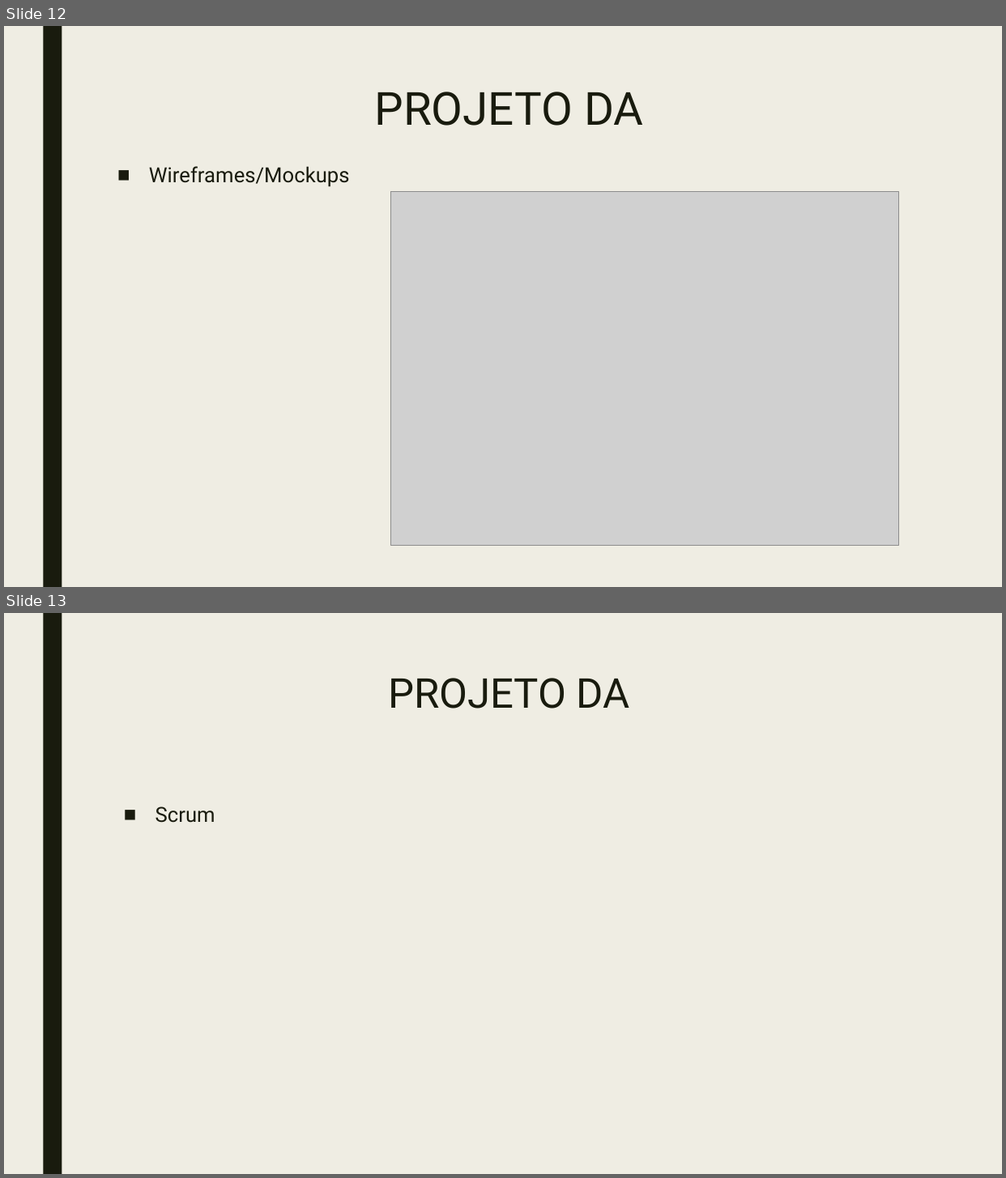
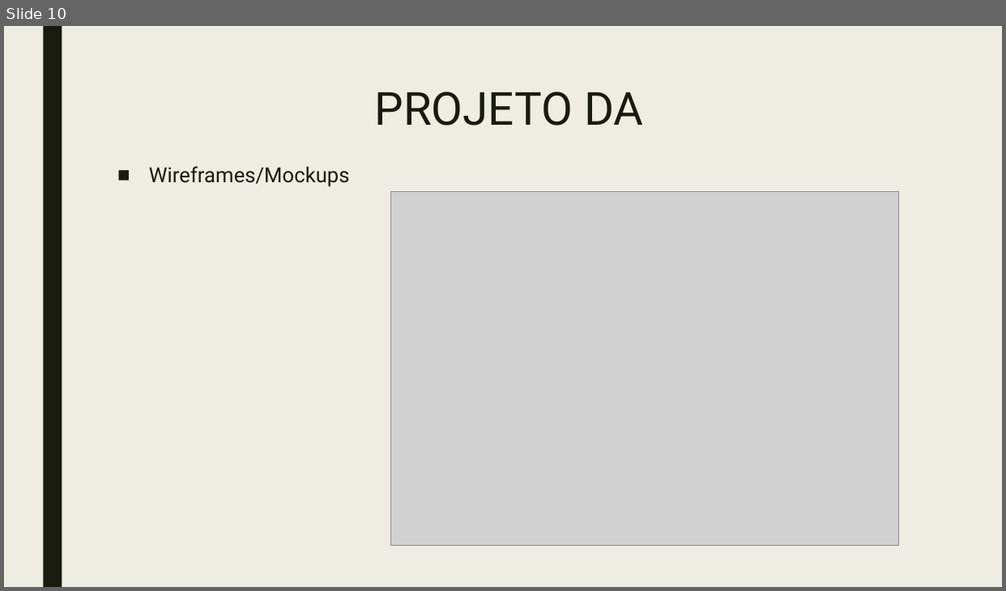
Before and after one commit to doomiinguees/PSI_PWS_PLC, a slide deck: doc/Metodologias de Desenvolvimento de Software.pptx. Shown one above the other, each under a label of ours: slides 12 and 13 before the commit, slide 10 after it. The pictures are 1006x1178 and 1006x591 pixels, drawn with LibreOffice and Linux fonts; fonts in the diff are those of the drawing; grey boxes stand for pictures. Boxes give left, top, right and bottom in pixels: in the first picture for what was removed or moved away, otherwise in the second. Text is boxed around its words. In the diff, an @@ line names an element or a change of style, - is before the commit and + after.

```diff
--- a/doc/Metodologias de Desenvolvimento de Software.pptx
+++ b/doc/Metodologias de Desenvolvimento de Software.pptx
@@ slide 13 removed at box(4, 613, 1002, 1174), background #EFEDE3; not listed: 1 template element that a slide beside it also shows @@
@@ title removed at box(388, 678, 630, 709) @@
-PROJETO DA
@@ text removed at box(155, 807, 215, 823) @@
-■ Scrum
@@ what was slide 12 is now slide 10 @@
```
Also in this commit, not shown: 2 slides changed, 1 slide added, 1 other slide removed.
